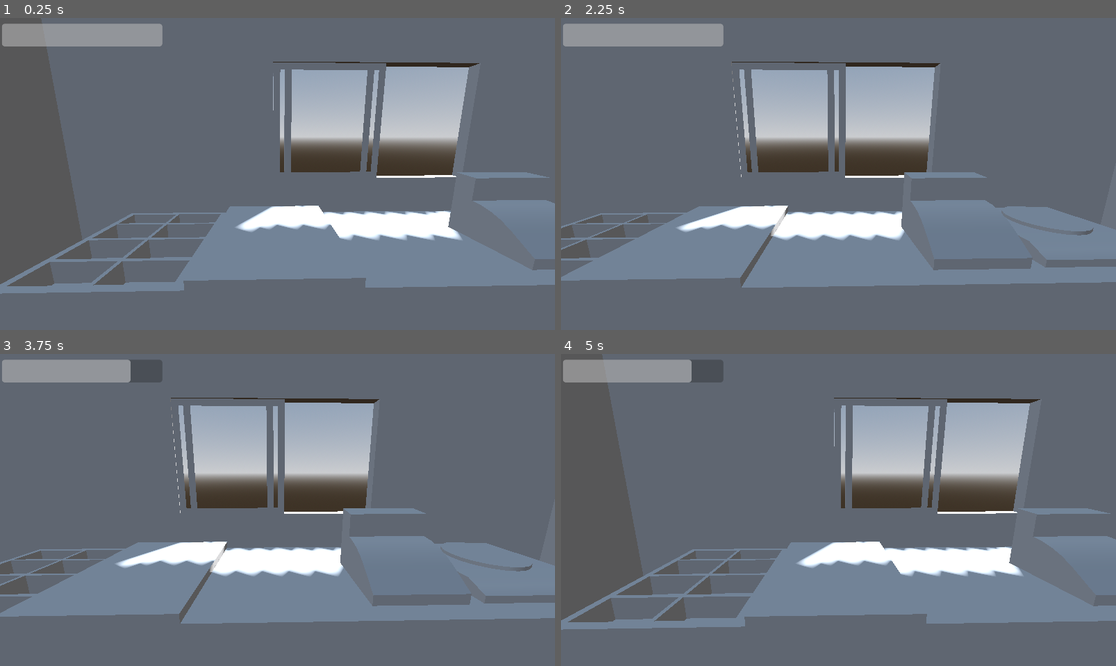
Above: before the commit, frames 1-4 (two rows, left to right).
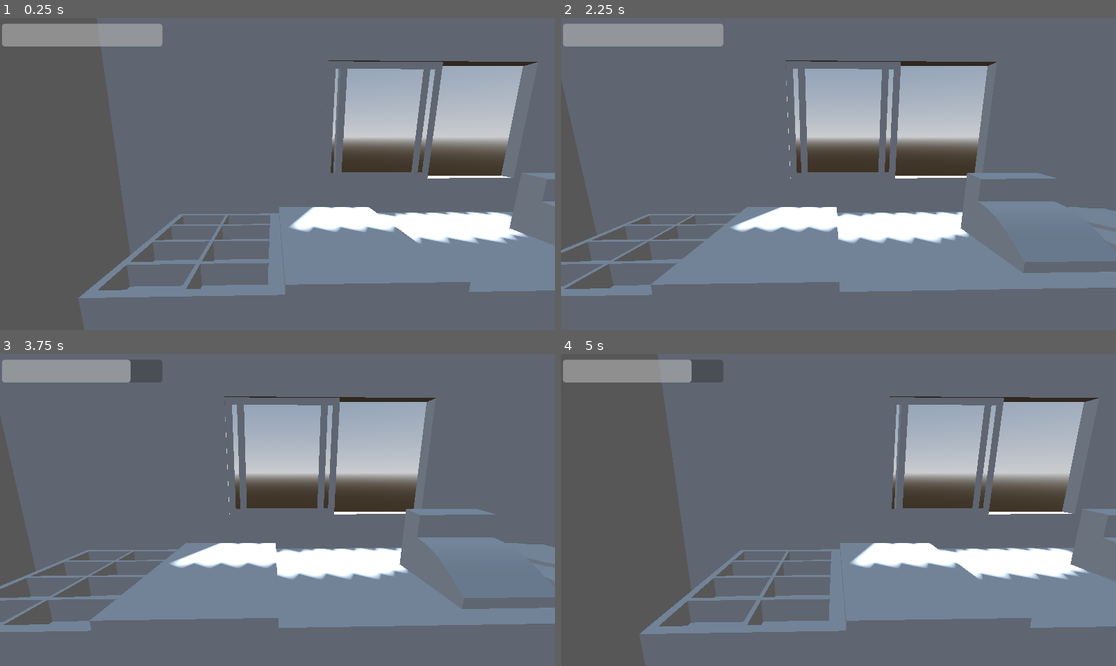
Above: after the commit, the same moments.

Repository: AKtomik/food-truc
Game: Godot game, scene res://scenes/main.tscn
Same seed, same stepped clock (60 frames per second), same inputs: the game is played once before the commit and once after it.
Inputs:
- Up to frame 1 (0.25 s): no input
- Up to frame 2 (2.25 s): tap Enter at 0.5, 2 s; hold Up (ui_up) 0.53-1.28 s; tap Space (sidestep) at 0.6, 1.25, 1.35, 2.1 s; hold Down (ui_down) 1.28-2.03 s; hold Up (ui_up) from 2.03 s (still down)
- Up to frame 3 (3.75 s): tap Space (sidestep) at 2.75, 2.85, 3.6 s; tap Enter at 3.5 s; release Up (ui_up) at 3.53 s; hold Down (ui_down) from 3.53 s (still down)
- Up to frame 4 (5 s): keep holding Down (ui_down); tap Space (sidestep) at 4.25, 4.35 s

The runs differ from the first frame. In frame 1, 27% of the frame differs, in the area x 0-100%, y 0-100%; in frame 2, 21%; in frame 3, 21%; in frame 4, 27%.

Commit message:
structure commit

Diff:
--- a/scenes/main.tscn
+++ b/scenes/main.tscn
@@ -1,9 +1,9 @@
 [gd_scene format=3 uid="uid://ja056cep4hms"]
 
 [ext_resource type="Script" uid="uid://bgl0mslrqxo1g" path="res://scripts/main.gd" id="1_o5qli"]
-[ext_resource type="Script" uid="uid://bqqrghgncs33e" path="res://scenes/camera_3d.gd" id="2_0wfyh"]
-[ext_resource type="PackedScene" uid="uid://bighng32kmge2" path="res://control.tscn" id="3_jyhfs"]
-[ext_resource type="PackedScene" uid="uid://cclqpw6mijd5p" path="res://scenes/SM_truckInterior.fbx" id="3_sugp2"]
+[ext_resource type="Script" uid="uid://bqqrghgncs33e" path="res://scripts/camera_3d.gd" id="2_0wfyh"]
+[ext_resource type="PackedScene" uid="uid://bighng32kmge2" path="res://scenes/progress_bar.tscn" id="3_jyhfs"]
+[ext_resource type="PackedScene" uid="uid://u120n0r5e2le" path="res://assets/SM_truckInterior.fbx" id="4_jyhfs"]
 
 [sub_resource type="ProceduralSkyMaterial" id="ProceduralSkyMaterial_0wfyh"]
 sky_horizon_color = Color(0.66224277, 0.6717428, 0.6867428, 1)
@@ -49,8 +49,6 @@
 
 [node name="Environement" type="Node3D" parent="." unique_id=159067661]
 
-[node name="MeshInstance3D" type="MeshInstance3D" parent="Environement" unique_id=1081709396]
-transform = Transform3D(2.7598846, 0, 0, 0, 0.21056819, 0, 0, 0, 0.7150619, -0.005827859, 0.038723588, -1.1901507)
-
-[node name="SM_truckInterior" parent="Environement" unique_id=266494651 instance=ExtResource("3_sugp2")]
-transform = Transform3D(-0.021134397, 0, 0.99977666, 0, 1, 0, -0.99977666, 0, -0.021134397, 0.44999188, 0, -0.73687387)
+[node name="SM_truckInterior2" parent="Environement" unique_id=1690806146 instance=ExtResource("4_jyhfs")]
+transform = Transform3D(-0.021134397, 0, 0.99977666, 0, 1, 0, -0.99977666, 0, -0.021134397, 0.8057095, 0, -0.7172835)
+rotation_edit_mode = 2
Binary file removed: scenes/SM_truckInterior.fbx
Not shown, removed: scenes/SM_truckInterior.fbx.import
Renamed: control.tscn -> scenes/progress_bar.tscn
Renamed: scenes/camera_3d.gd -> scripts/camera_3d.gd
Renamed: scenes/camera_3d.gd.uid -> scripts/camera_3d.gd.uid
Renamed: progress_bar.gd -> scripts/progress_bar.gd
Renamed: progress_bar.gd.uid -> scripts/progress_bar.gd.uid
